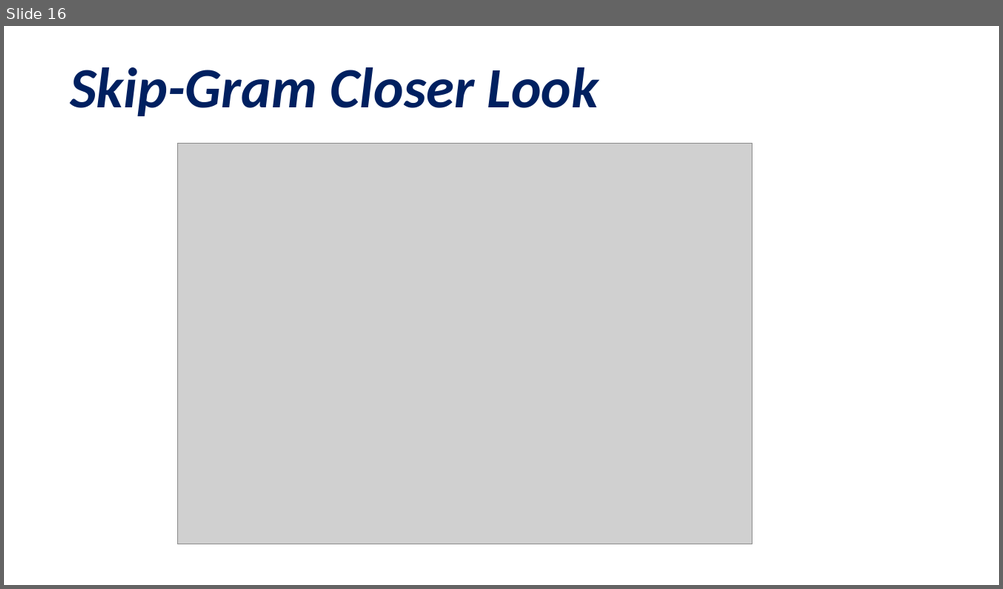
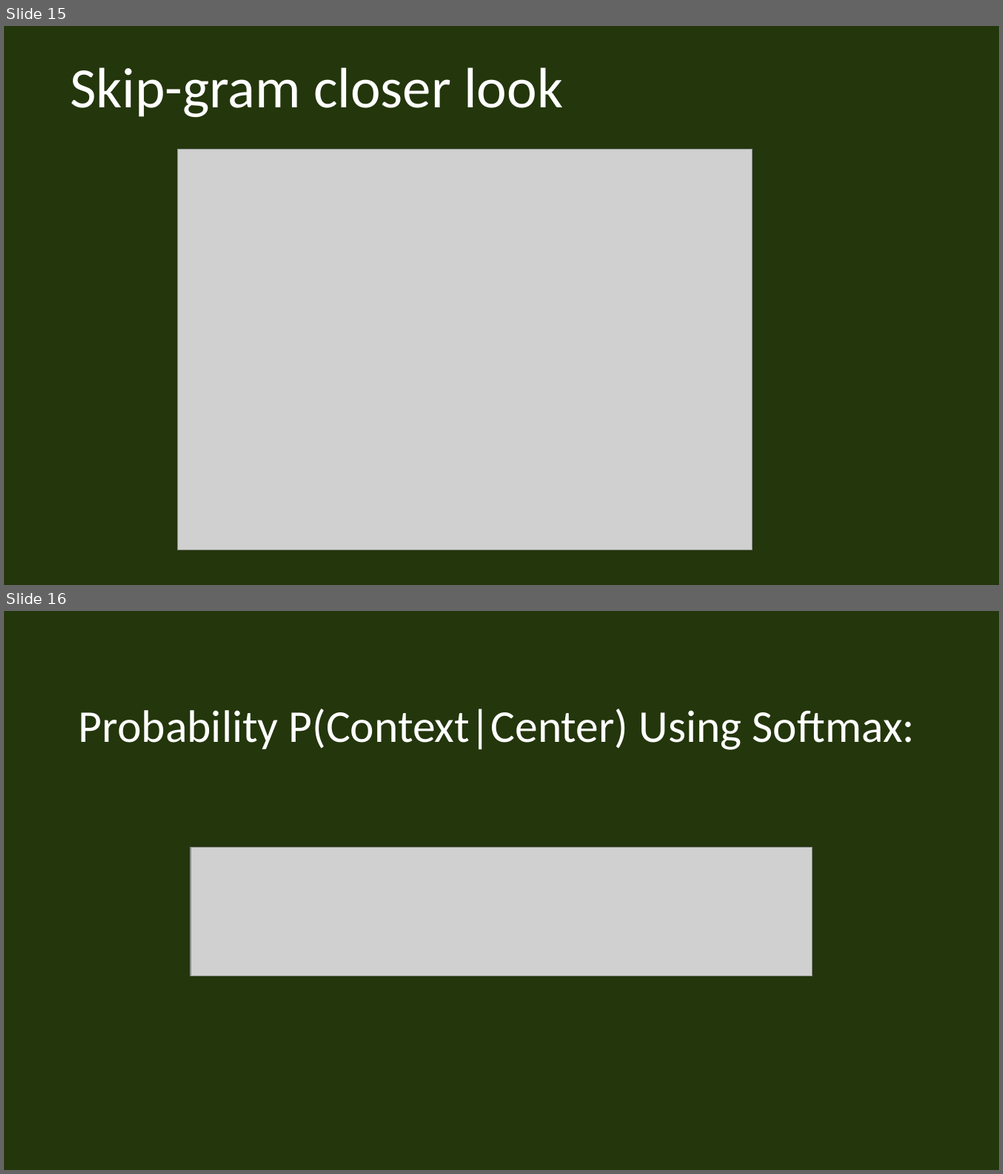
Before and after one commit to rifazn/patternlab, a slide deck: presentation/Pattern.odp. Shown one above the other, each under a label of ours: slide 16 before the commit, slides 15 and 16 after it. The pictures are 1003x589 and 1003x1174 pixels, drawn with LibreOffice and Linux fonts; fonts in the diff are those of the drawing; grey boxes stand for pictures. Boxes give left, top, right and bottom in pixels: in the first picture for what was removed or moved away, otherwise in the second. Text is boxed around its words. In the diff, an @@ line names an element or a change of style, - is before the commit and + after.

```diff
--- a/presentation/Pattern.odp
+++ b/presentation/Pattern.odp
@@ slide 16 added at [4, 611, 999, 1170], background #24360C @@
@@ title added at [79, 709, 915, 750], 44 pt, text #FFFFFF @@
+Probability P(Context|Center) Using Softmax:
@@ picture added at [190, 848, 812, 977] @@
@@ what was slide 16 is now slide 15 @@
@@ slide 15 changed as well @@
@@ background #FFFFFF to #24360C @@
@@ title at [70, 67, 563, 118]: text changed; text colour #002060 to #FFFFFF; bold off; italic off @@
-Skip-Gram Closer Look
+Skip-gram closer look
@@ picture: place and size @@
-picture at [177, 143, 752, 545]
+picture at [177, 149, 752, 551]
```
Also in this commit, not shown: 1 other slide changed, 26 other slides added, 16 slides removed, 3 other files.
